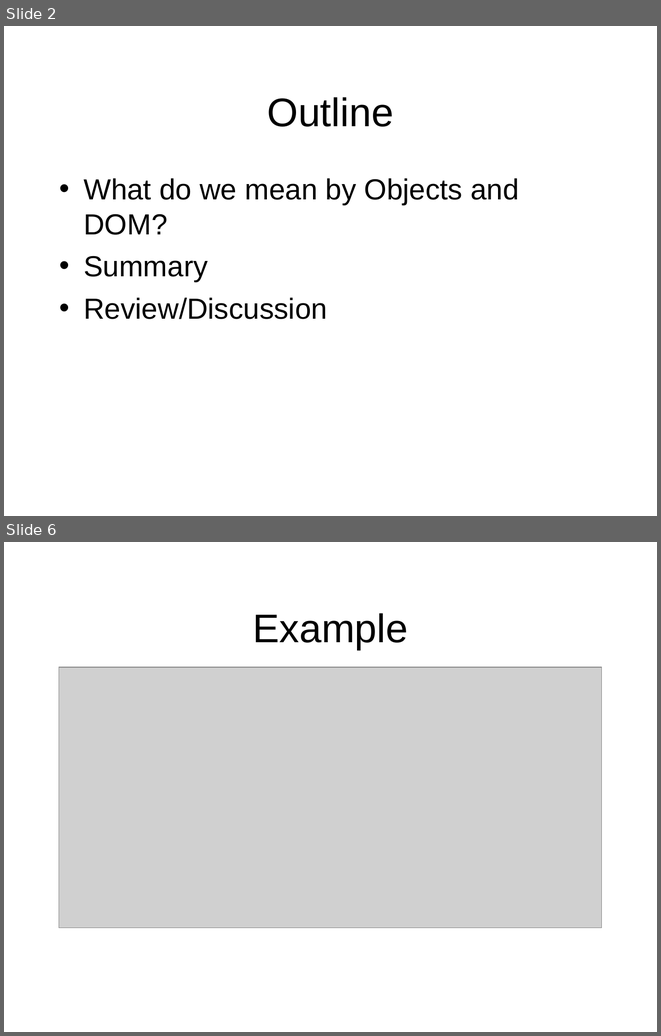
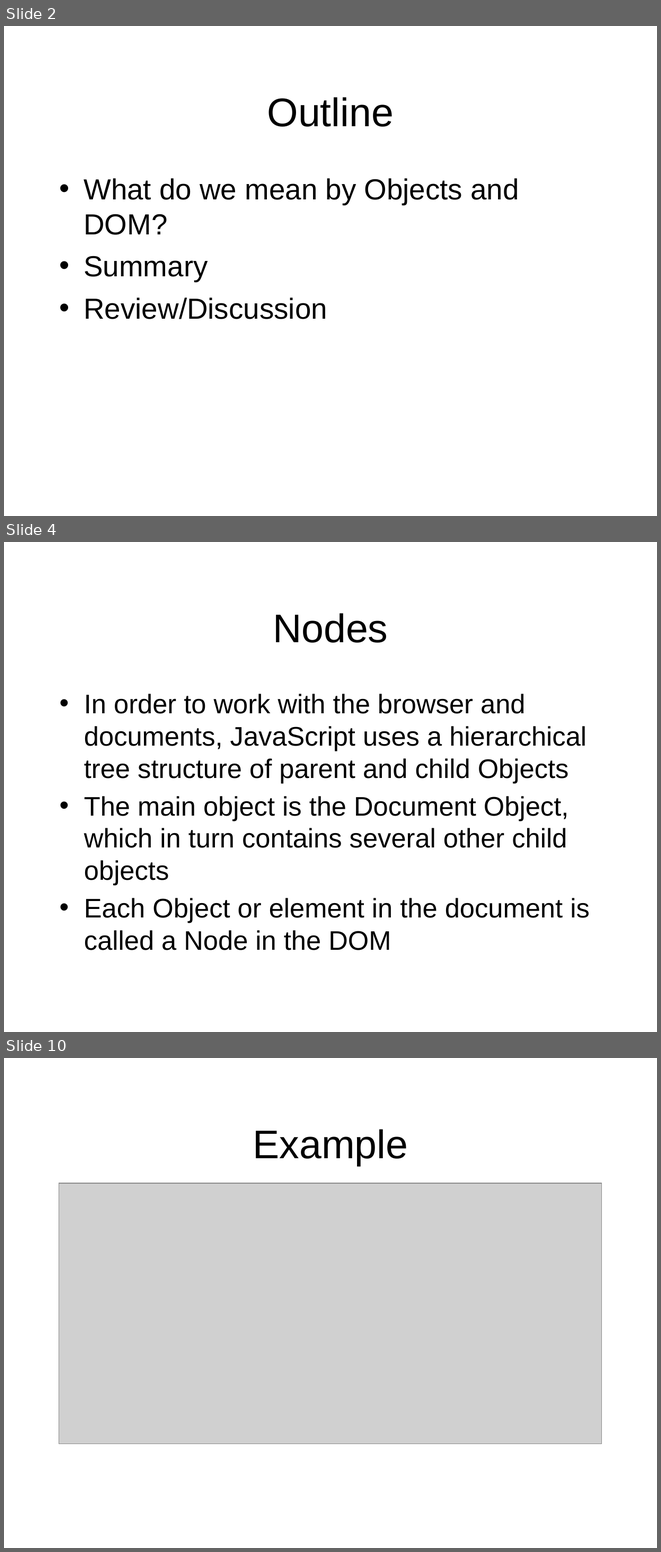
Before and after one commit to octaviordz/zjnu2017.github.io, a slide deck: WAD/lectures/140--Objects.and.DOM.pptx. Shown one above the other, each under a label of ours: slides 2 and 6 before the commit, slides 2, 4 and 10 after it; the slides between them are not shown. The pictures are 661x1036 and 661x1552 pixels, drawn with LibreOffice and Linux fonts; fonts in the diff are those of the drawing; grey boxes stand for pictures. Boxes give left, top, right and bottom in pixels: in the first picture for what was removed or moved away, otherwise in the second. Text is boxed around its words. In the diff, an @@ line names an element or a change of style, - is before the commit and + after.

```diff
--- a/WAD/lectures/140--Objects.and.DOM.pptx
+++ b/WAD/lectures/140--Objects.and.DOM.pptx
@@ slide 4 added at [4, 542, 657, 1032], background #FFFFFF @@
@@ title added at [273, 613, 388, 643], 44 pt, text #000000 @@
+Nodes
@@ text added at [84, 694, 590, 950], 29.6 pt, text #000000 @@
+• In order to work with the browser and documents, JavaScript uses a hierarchical tree structure of parent and child Objects
+• The main object is the Document Object, which in turn contains several other child objects
+• Each Object or element in the document is called a Node in the DOM
@@ what was slide 6 is now slide 10 @@
```
Also in this commit, not shown: 11 slides changed, 3 other slides added, 3 other files.
